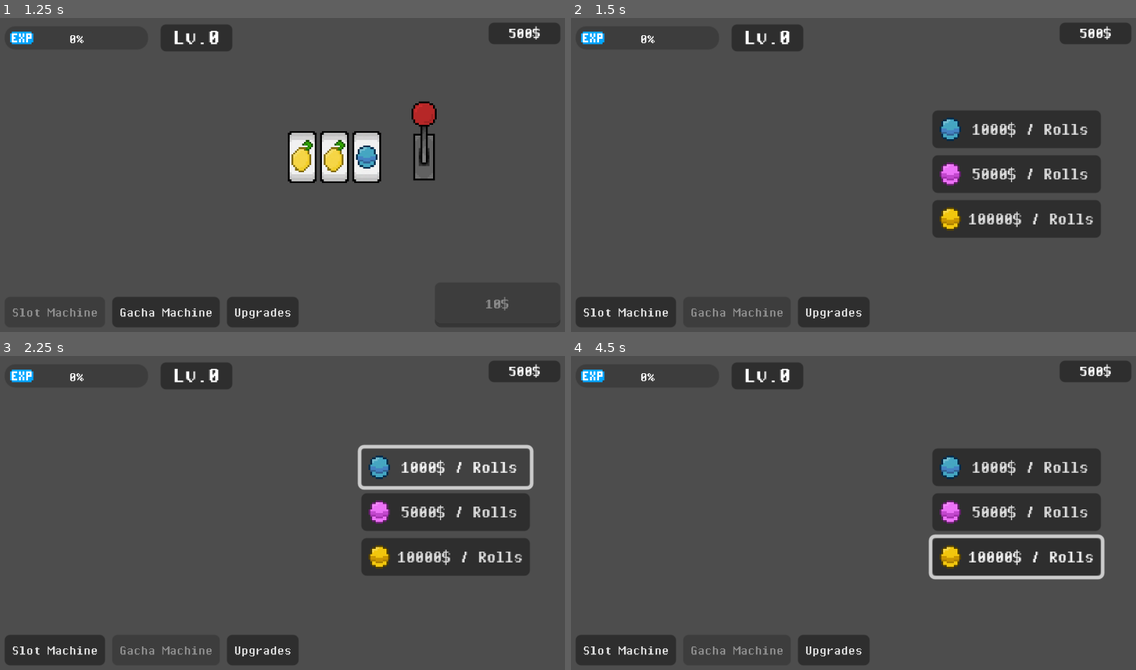
Above: before the commit, frames 1-4 (two rows, left to right).
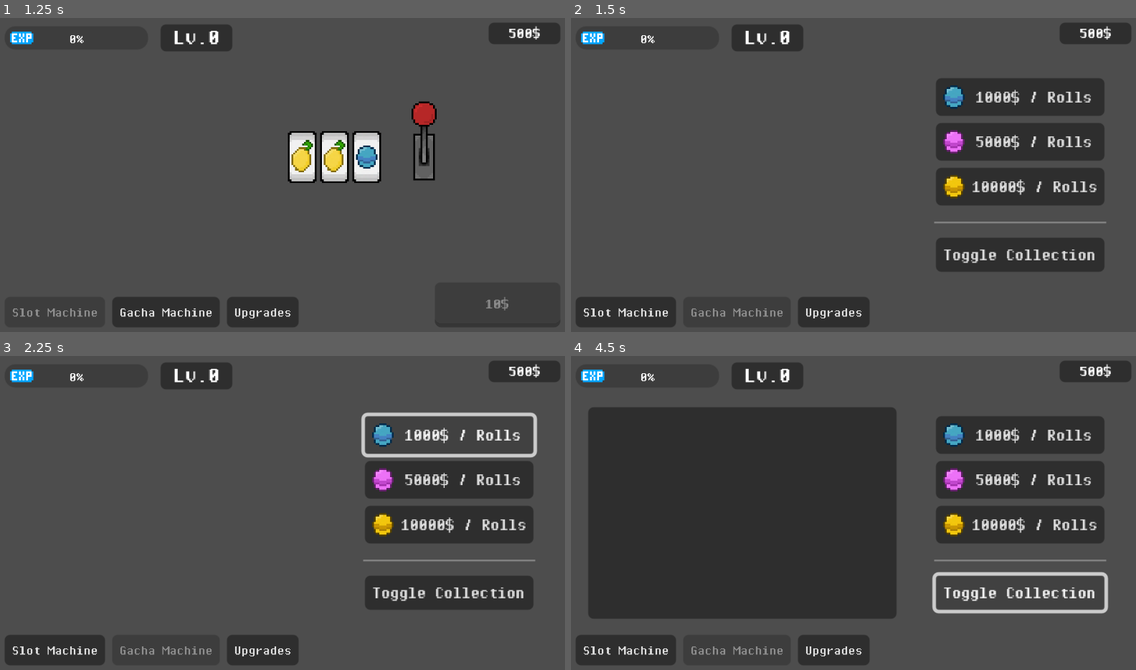
Above: after the commit, the same moments.

Repository: Animo105/gamble
Game: Godot game, scene res://Slot machine/slot_machine.tscn
Two runs of this game, one before a commit and one after it. Both use one fixed random seed, a clock stepped at 60 frames per second and the inputs below.
Inputs (mouse positions are in pixels of both pictures, inside the frame that each line leads up to):
- Up to frame 1 (1.25 s): click "Slot Machine" at 0.5 s
- Up to frame 2 (1.5 s): click "Gacha Machine" at 1.25 s
- Up to frame 3 (2.25 s): click "1000$ / Rolls" at 2 s
- Up to frame 4 (4.5 s): click "5000$ / Rolls" at 2.75 s; click "10000$ / Rolls" at 3.5 s; click (1023, 591) at 4.25 s, where only the run after the commit has a clickable "Toggle Collection"

Frame 1 is identical in both runs. In frame 2, 14% of the frame differs, in the area x 63-95%, y 19-81%; in frame 3, 12%; in frame 4, 49%, in the area x 3-96%, y 16-84%.

Commit message:
affichange de la collection des objects

Diff:
--- a/Autoloads/gachas_data.gd
+++ b/Autoloads/gachas_data.gd
@@ -1,6 +1,6 @@
 extends Node
 
-var gachas_list : Array[Prize] = []
+var item_list : Array[Item] = []
 
 var gachas : Array[Gacha] = []
 
@@ -32,7 +32,7 @@
 				if !item.has("expression") : push_error("item without expression : ", item); continue
 				var new_item : Item = Item.new(item["id"], item["name"], item["description"], item["texture"], item["expression"])
 				new_gacha.items.append(new_item)
-				gachas_list.append(new_item)
+				item_list.append(new_item)
 
 
 			for waifu in gacha["waifus"]:
@@ -44,6 +44,12 @@
 				new_gacha.waifus.append(new_waifu)
 
 			gachas.append(new_gacha)
+
+func get_item_by_id(id : int)->Item:
+	for item in item_list:
+		if item.id == id:
+			return item
+	return null
 
 class Gacha:
 	var exp_prize : int = 10000
--- a/Gacha Machine/Scripts/gacha_machine_scripts.gd
+++ b/Gacha Machine/Scripts/gacha_machine_scripts.gd
@@ -6,11 +6,26 @@
 @onready var gacha_prize: GachaPrize = $"Gacha Prize"
 @onready var exp_prize: Control = $"Exp Prize"
 
+@onready var collection_panel: Panel = $"collection panel"
+@onready var prize_container: GridContainer = $"collection panel/ScrollContainer/GridContainer"
+
+const GACHA_PRIZE = preload("res://Gacha Machine/gacha_prize.tscn")
 
 func _ready() -> void:
 	update_buttons()
+	collection_panel.visible = false
 	exp_prize.visible = false
 	gacha_prize.visible = false
+
+func _update_collection():
+	# empty container
+	for child in prize_container.get_children():
+		child.queue_free()
+	# refil container
+	for key in Global.items_won.keys():
+		var prize_showcase_instance : GachaPrize = GACHA_PRIZE.instantiate()
+		prize_container.add_child(prize_showcase_instance)
+		prize_showcase_instance.update(GachasData.get_item_by_id(key))
 
 func update_buttons():
 	# blue capsule text
@@ -69,6 +84,7 @@
 	roll(2)
 
 func roll(idx : int):
+	collection_panel.visible = false
 	var prize : GachasData.Prize = GachasData.gachas[idx].roll()
 	if prize == null:
 		gacha_prize.visible = false
@@ -79,3 +95,12 @@
 		exp_prize.visible = false
 		gacha_prize.visible = true
 		gacha_prize.update(prize)
+
+func _on_collection_pressed() -> void:
+	if collection_panel.visible:
+		collection_panel.visible = false
+	else:
+		exp_prize.visible = false
+		gacha_prize.visible = false
+		collection_panel.visible = true
+		_update_collection()
--- a/Gacha Machine/gacha_machine.tscn
+++ b/Gacha Machine/gacha_machine.tscn
@@ -20,10 +20,10 @@
 [node name="CenterContainer" type="CenterContainer" parent="."]
 layout_mode = 1
 anchors_preset = -1
-anchor_left = 0.572
+anchor_left = 0.581
 anchor_right = 1.0
 anchor_bottom = 1.0
-offset_left = -0.0400085
+offset_left = 0.0799866
 grow_horizontal = 0
 grow_vertical = 2
 
@@ -50,6 +50,16 @@
 theme_override_font_sizes/font_size = 10
 text = "Yellow Rolls"
 icon = ExtResource("5_1i34p")
+
+[node name="HSeparator" type="HSeparator" parent="CenterContainer/VBoxContainer"]
+layout_mode = 2
+theme_override_constants/separation = 10
+
+[node name="collection" type="Button" parent="CenterContainer/VBoxContainer"]
+layout_mode = 2
+theme_override_fonts/font = ExtResource("2_p0p7q")
+theme_override_font_sizes/font_size = 10
+text = "Toggle Collection"
 
 [node name="Gacha Prize" parent="." instance=ExtResource("6_tvjct")]
 visible = false
@@ -119,6 +129,36 @@
 horizontal_alignment = 1
 vertical_alignment = 1
 
+[node name="collection panel" type="Panel" parent="."]
+layout_mode = 1
+anchors_preset = 4
+anchor_top = 0.5
+anchor_bottom = 0.5
+offset_left = 12.0
+offset_top = -59.0
+offset_right = 184.0
+offset_bottom = 59.0
+grow_vertical = 2
+
+[node name="ScrollContainer" type="ScrollContainer" parent="collection panel"]
+layout_mode = 1
+anchors_preset = 15
+anchor_right = 1.0
+anchor_bottom = 1.0
+offset_left = 4.0
+offset_top = 4.0
+offset_right = -4.0
+offset_bottom = -4.0
+grow_horizontal = 2
+grow_vertical = 2
+
+[node name="GridContainer" type="GridContainer" parent="collection panel/ScrollContainer"]
+layout_mode = 2
+size_flags_horizontal = 6
+size_flags_vertical = 0
+columns = 2
+
 [connection signal="pressed" from="CenterContainer/VBoxContainer/blue capsules" to="." method="_on_blue_capsules_pressed"]
 [connection signal="pressed" from="CenterContainer/VBoxContainer/pink capsules" to="." method="_on_pink_capsules_pressed"]
 [connection signal="pressed" from="CenterContainer/VBoxContainer/yellow capsules" to="." method="_on_yellow_capsules_pressed"]
+[connection signal="pressed" from="CenterContainer/VBoxContainer/collection" to="." method="_on_collection_pressed"]
